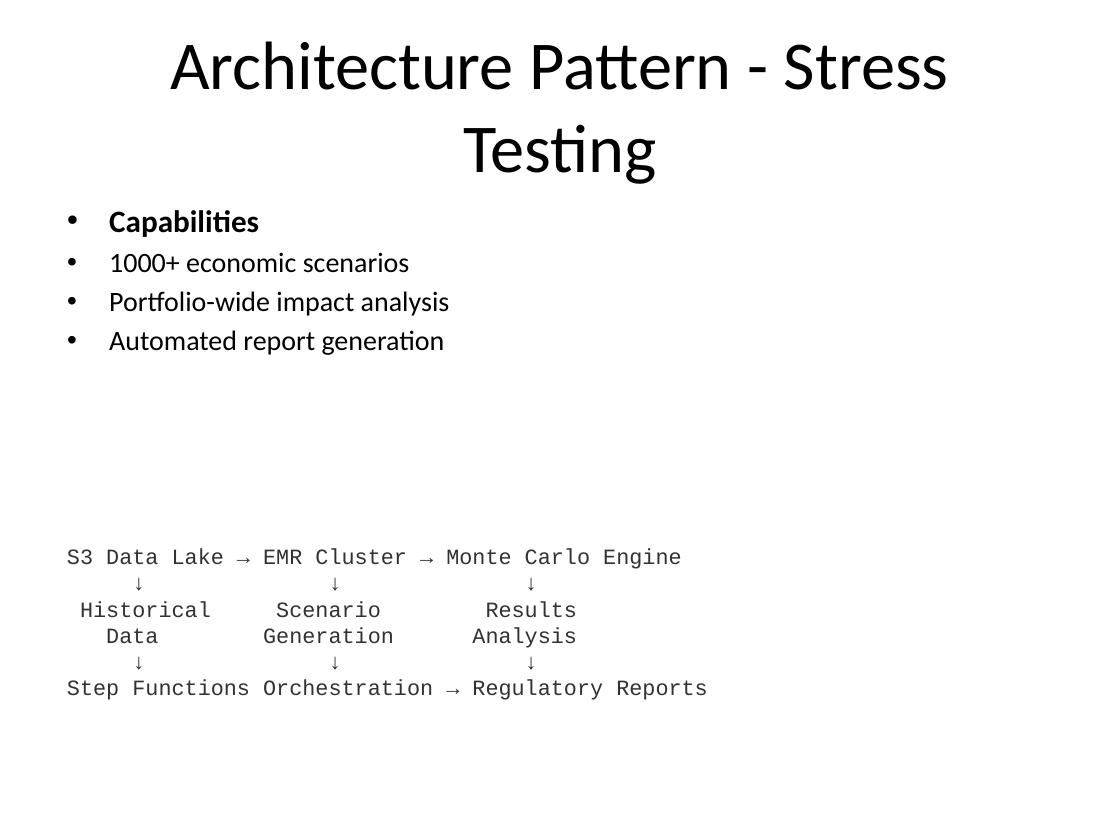
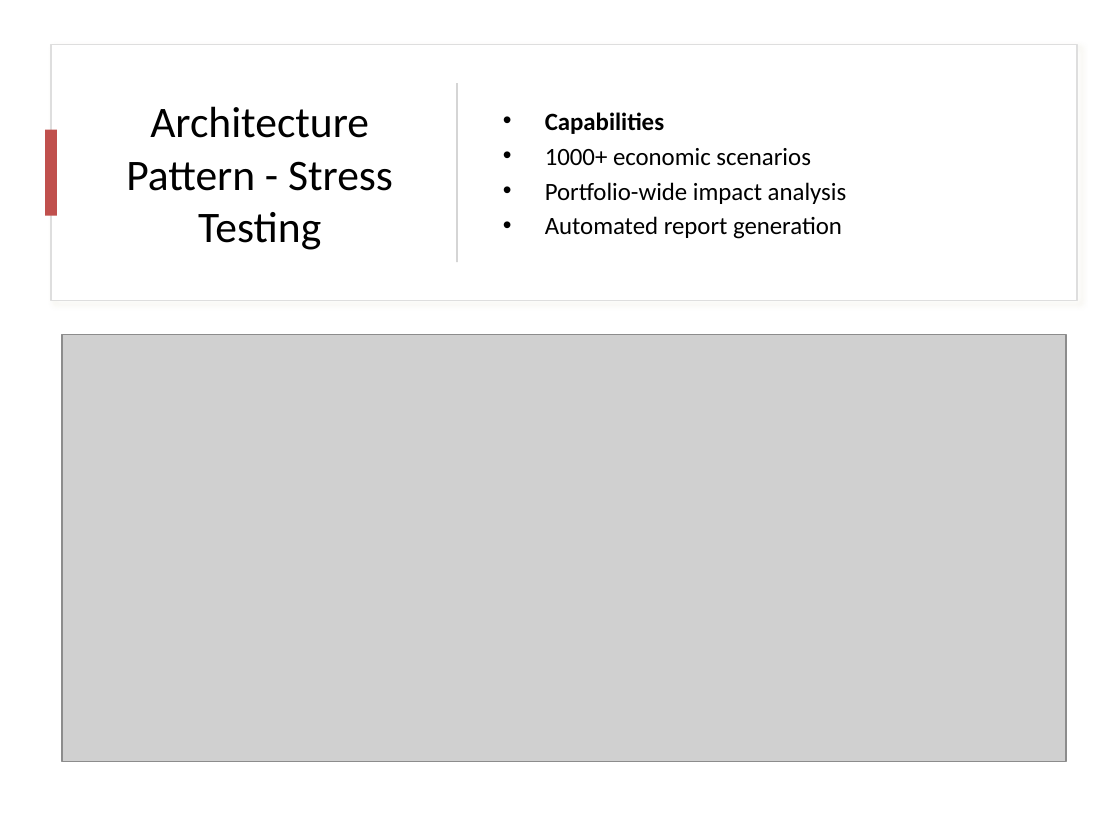
Before and after one commit to karthikvx/credit-risk-service-app, a slide deck: slide 12 of aws_credit_risk_architecture.pptx (slide 14 before the commit). Drawn at 1120x840 pixels with LibreOffice and Linux fonts; fonts in the diff are those of the drawing; grey boxes stand for pictures. Boxes give left, top, right and bottom in pixels: in the first picture for what was removed or moved away, otherwise in the second. Text is boxed around its words. In the diff, an @@ line names an element or a change of style, - is before the commit and + after.

```diff
--- a/aws_credit_risk_architecture.pptx
+++ b/aws_credit_risk_architecture.pptx
@@ rectangle added at (50, 45, 1076, 300), fill #FFFFFF, outline #DEDEDE 1 pt @@
@@ title "Architecture Pattern - Stress Testing": place and size @@
-title "Architecture Pattern - Stress Testing" at (170, 41, 949, 184)
+title "Architecture Pattern - Stress Testing" at (126, 106, 393, 250)
@@ title "Architecture Pattern - Stress Testing" at (126, 106, 393, 250): size 44 to 28 pt @@
@@ rectangle added at (456, 82, 458, 262), fill #D5D5D5 @@
@@ text "Capabilities": place and size @@
-text "Capabilities" at (109, 210, 450, 355)
+text "Capabilities" at (545, 112, 847, 239)
@@ text "Capabilities" at (545, 112, 847, 239): size 20 to 16 pt in "Capabilities"; size 18 to 16 pt in "1000+ economic scenarios", "Portfolio-wide impact analysis", "Automated report generation"; vertical alignment top to middle @@
@@ rectangle added at (45, 130, 56, 216), fill #C0504D @@
@@ picture added at (62, 335, 1065, 762) @@
@@ text removed at (67, 549, 708, 700) @@
-S3 Data Lake → EMR Cluster → Monte Carlo Engine
-↓ ↓ ↓
-Historical Scenario Results
-Data Generation Analysis
-↓ ↓ ↓
-Step Functions Orchestration → Regulatory Reports
```
Also in this commit, not shown: 17 other slides changed, 3 slides removed.
